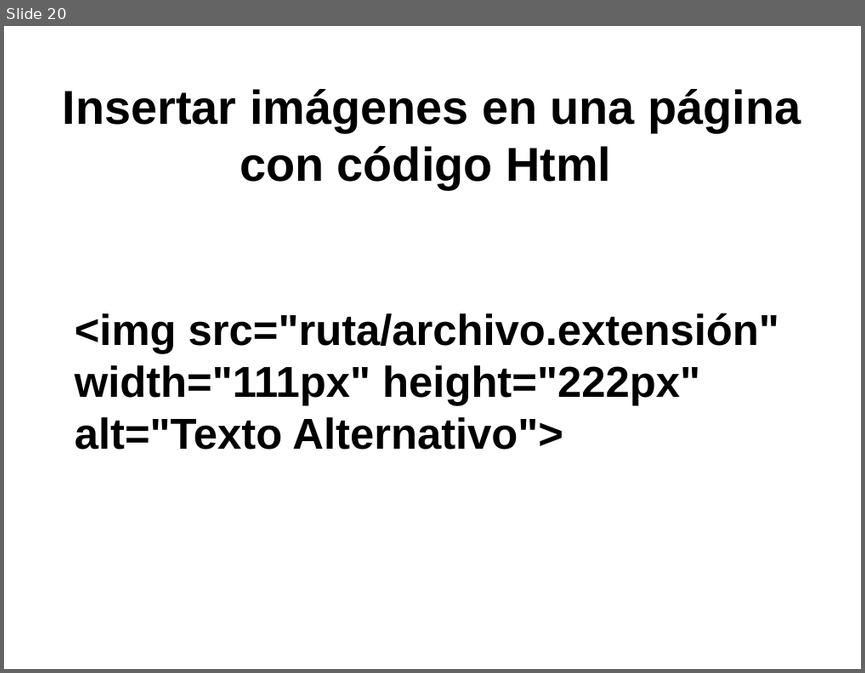
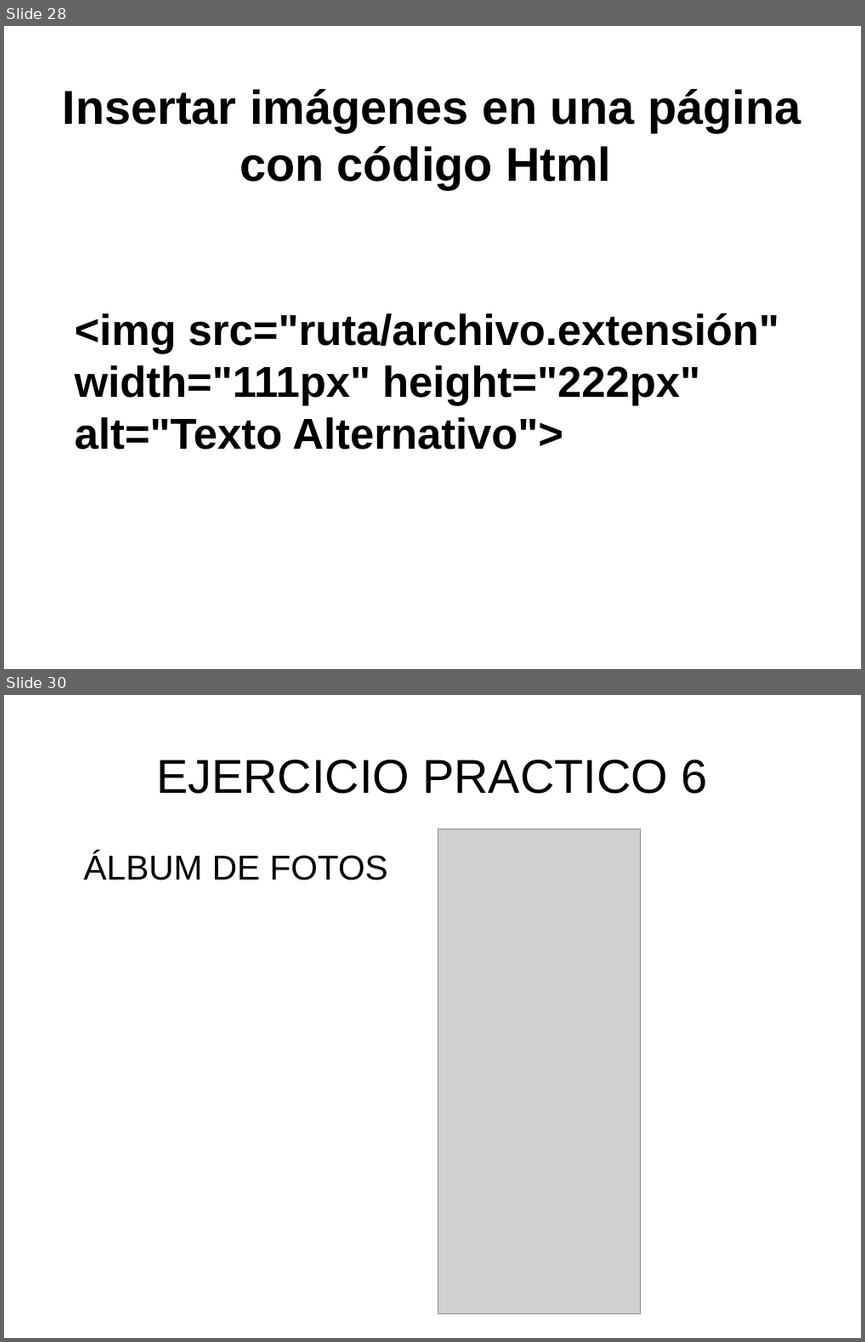
Before and after one commit to toblerone554/CampusInfantil2016, a slide deck: Veteranos/html/PresentaciónHTML.odp. Shown one above the other, each under a label of ours: slide 20 before the commit, slides 28 and 30 after it; the slides between them are not shown. The pictures are 865x673 and 865x1342 pixels, drawn with LibreOffice and Linux fonts; fonts in the diff are those of the drawing; grey boxes stand for pictures. Boxes give left, top, right and bottom in pixels: in the first picture for what was removed or moved away, otherwise in the second. Text is boxed around its words. In the diff, an @@ line names an element or a change of style, - is before the commit and + after.

Commit message:
Subidos ejercicios practicos HTML

```diff
--- a/Veteranos/html/PresentaciónHTML.odp
+++ b/Veteranos/html/PresentaciónHTML.odp
@@ slide 30 added at [4,695,861,1338], background #FFFFFF @@
@@ title added at [156,760,707,794], 44 pt, text #000000 @@
+EJERCICIO PRACTICO 6
@@ picture added at [438,828,641,1313] @@
@@ text added at [84,852,388,880], 32 pt, text #000000 @@
+ÁLBUM DE FOTOS
@@ what was slide 20 is now slide 28 @@
```
Also in this commit, not shown: 6 slides changed, 9 other slides added, 18 other files.
